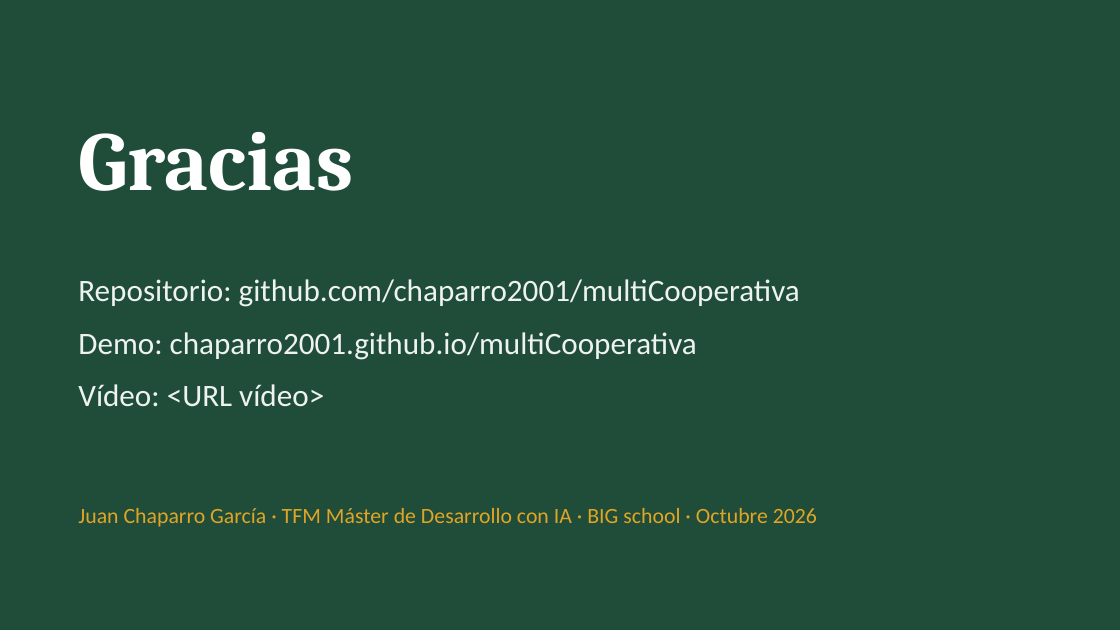
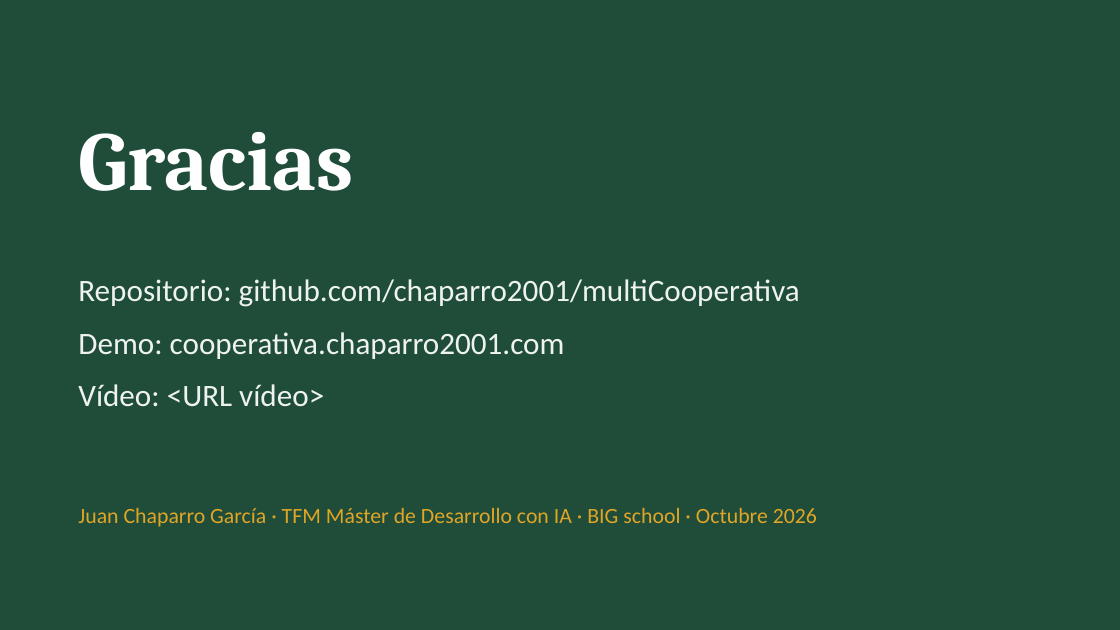
Before and after one commit to chaparro2001/multiCooperativa, a slide deck: slide 14 of docs/slides/multicooperativa-tfm.pptx. Drawn at 1120x630 pixels with LibreOffice and Linux fonts; fonts in the diff are those of the drawing. Boxes give left, top, right and bottom in pixels: in the first picture for what was removed or moved away, otherwise in the second. Text is boxed around its words. In the diff, an @@ line names an element or a change of style, - is before the commit and + after.

```diff
--- a/docs/slides/multicooperativa-tfm.pptx
+++ b/docs/slides/multicooperativa-tfm.pptx
@@ text at [78, 332, 565, 359]: text changed @@
-Demo: chaparro2001.github.io/multiCooperativa
+Demo: cooperativa.chaparro2001.com
```
Also in this commit, not shown: 1 other slide changed, 12 other files.
